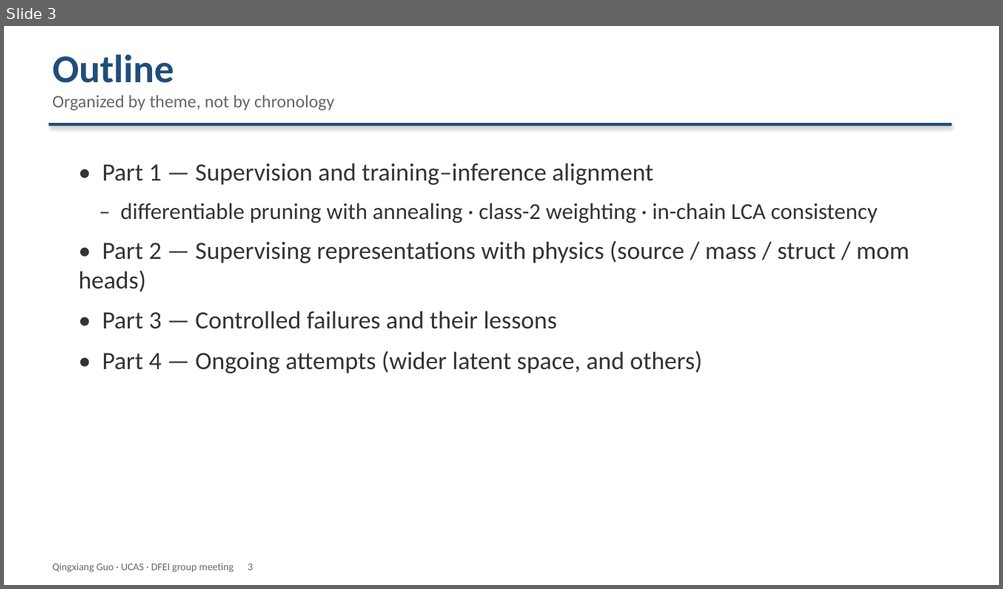
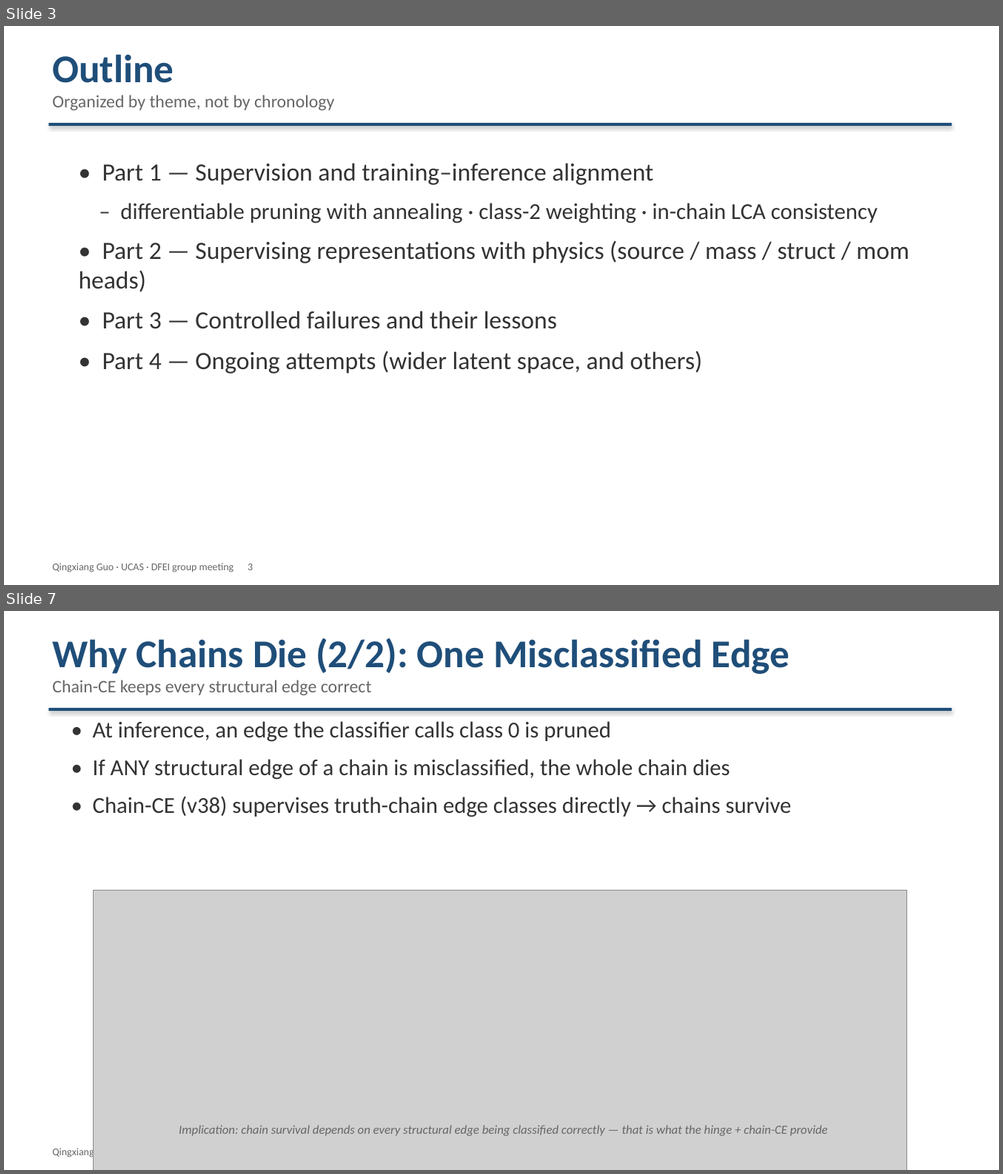
Before and after one commit to Aniedrew/dfei_ift, a slide deck: meeting_figs/DFEI_progress_20260902_EN.pptx. Shown one above the other, each under a label of ours: slide 3 before the commit, slides 3 and 7 after it; the slides between them are not shown. The pictures are 1003x589 and 1003x1174 pixels, drawn with LibreOffice and Linux fonts; fonts in the diff are those of the drawing; grey boxes stand for pictures. Boxes give left, top, right and bottom in pixels: in the first picture for what was removed or moved away, otherwise in the second. Text is boxed around its words. In the diff, an @@ line names an element or a change of style, - is before the commit and + after.

Commit message:
docs: separate plots onto own slides with implications; darken figure text
- Split "Why Chains Die" into two slides (class imbalance / one misclassified edge),
  each with an implication caption; renumbered deck 1-14
- Recolor all figure annotation text to dark #222222 so it never matches the
  figure colors (bars, curves, arrows, lines keep their colors)

```diff
--- a/meeting_figs/DFEI_progress_20260902_EN.pptx
+++ b/meeting_figs/DFEI_progress_20260902_EN.pptx
@@ slide 7 added at bbox=[4, 611, 999, 1170], background #FFFFFF @@
@@ text added at bbox=[52, 638, 789, 695], 17 pt, text #666666 @@
+Why Chains Die (2/2): One Misclassified Edge
+Chain-CE keeps every structural edge correct
@@ rectangle added at bbox=[48, 708, 951, 711], fill #1F4E79 @@
@@ text added at bbox=[93, 721, 791, 817], 22 pt, text #333333 @@
+• At inference, an edge the classifier calls class 0 is pruned
+• If ANY structural edge of a chain is misclassified, the whole chain dies
+• Chain-CE (v38) supervises truth-chain edge classes directly → chains survive
@@ picture added at bbox=[94, 891, 907, 1170] @@
@@ text added at bbox=[179, 1125, 828, 1136], 12 pt, text #666666, italic @@
+Implication: chain survival depends on every structural edge being classified correctly — that is what the hinge + chain-CE provide
@@ text added at bbox=[52, 1147, 94, 1159], 10 pt, text #666666 @@
+Qingxiang Guo · UCAS · DFEI group meeting 7
```
Also in this commit, not shown: 8 slides changed, 9 other files.
